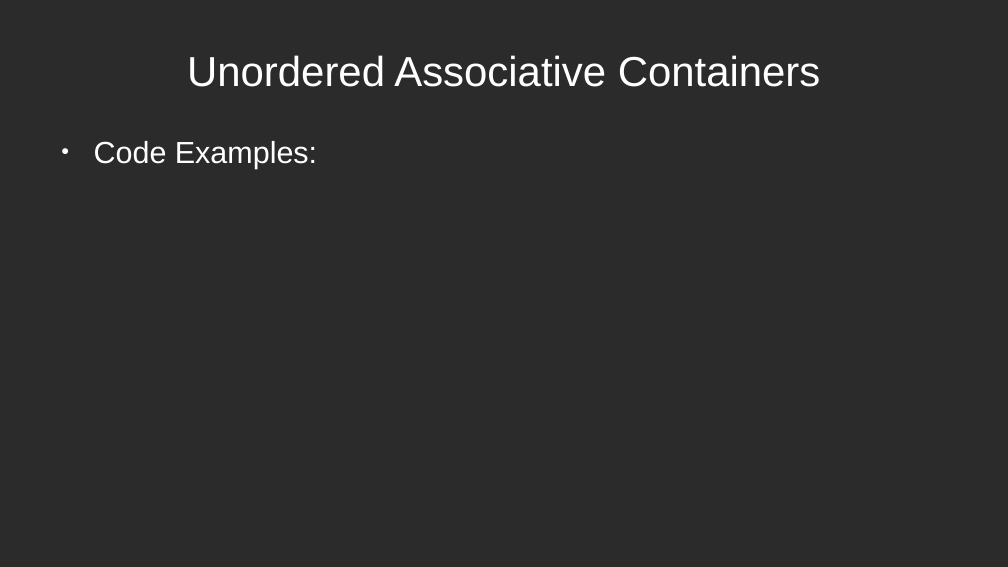
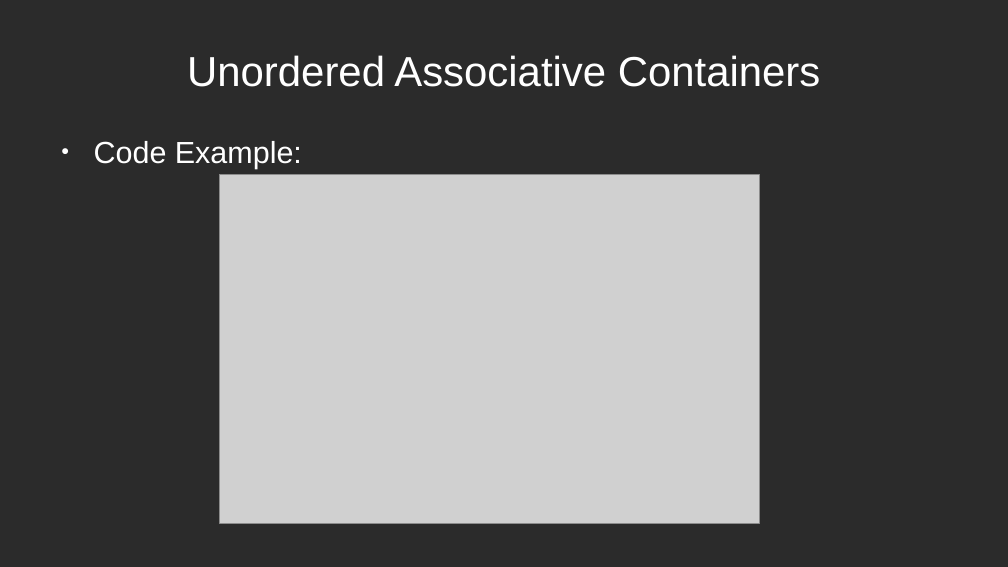
Before and after one commit to mleibeng/Crash-Course-CPP-11-17, a slide deck: slide 15 of Presentation/Crash Course.odp. Drawn at 1008x567 pixels with LibreOffice and Linux fonts; fonts in the diff are those of the drawing; grey boxes stand for pictures; background and template pictures are left out; a plain dark background stands for a picture behind light text. Boxes give left, top, right and bottom in pixels: in the first picture for what was removed or moved away, otherwise in the second. Text is boxed around its words. In the diff, an @@ line names an element or a change of style, - is before the commit and + after.

```diff
--- a/Presentation/Crash Course.odp
+++ b/Presentation/Crash Course.odp
@@ text at <box>94,141,302,169</box>: text changed @@
-● Code Examples:
+● Code Example:
@@ picture added at <box>220,175,760,524</box> @@
```
Also in this commit, not shown: 7 other slides changed, 1 slide added, 1 other file.
